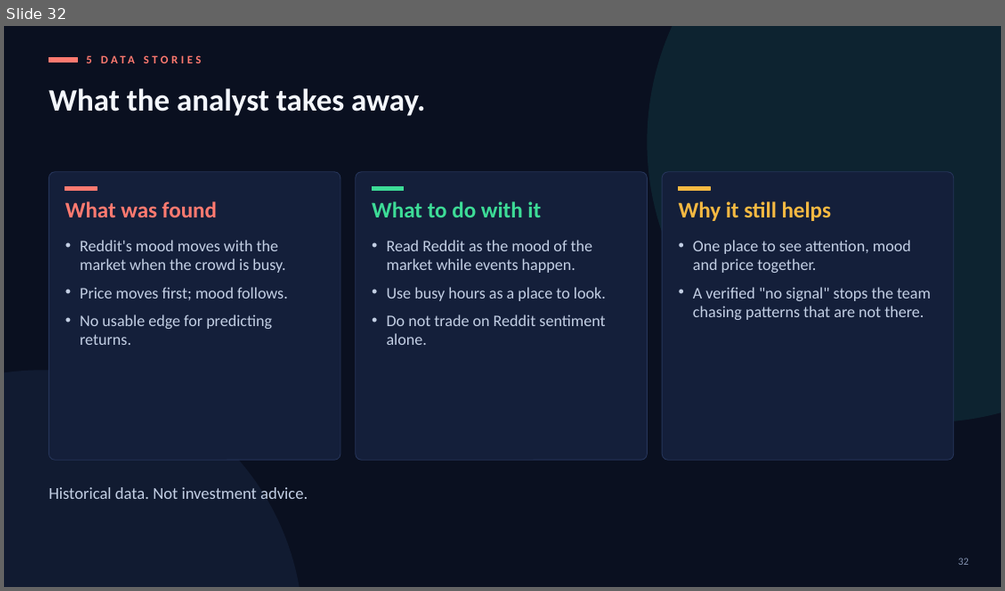
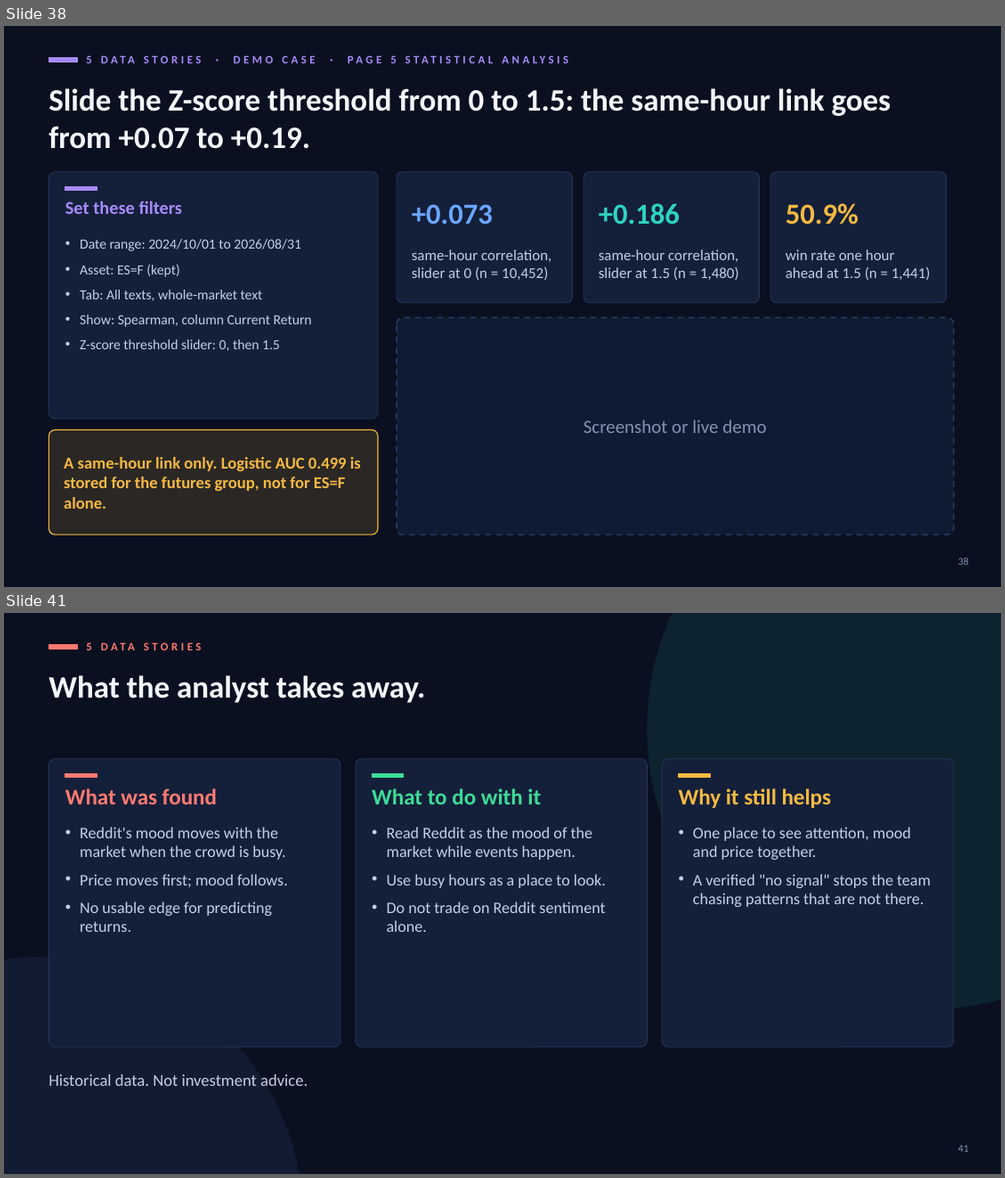
Before and after one commit to cat-arm/reddit-sentiment-market-warehouse-is, a slide deck: docs/presentation/defence_deck_en_v5.pptx. Shown one above the other, each under a label of ours: slide 32 before the commit, slides 38 and 41 after it; the slides between them are not shown. The pictures are 1005x591 and 1005x1178 pixels, drawn with LibreOffice and Linux fonts; fonts in the diff are those of the drawing. Boxes give left, top, right and bottom in pixels: in the first picture for what was removed or moved away, otherwise in the second. Text is boxed around its words. In the diff, an @@ line names an element or a change of style, - is before the commit and + after.

```diff
--- a/docs/presentation/defence_deck_en_v5.pptx
+++ b/docs/presentation/defence_deck_en_v5.pptx
@@ slide 38 added at (4, 26, 1001, 587), background #0A1020 @@
@@ rectangle added at (48, 57, 77, 62), fill #A78BFA, outline #A78BFA 1 pt @@
@@ text added at (86, 55, 396, 63), 11 pt, text #A78BFA, bold @@
+5 DATA STORIES · DEMO CASE · PAGE 5 STATISTICAL ANALYSIS
@@ text added at (48, 88, 891, 149), 30 pt, text #F4F7FC, bold @@
+Slide the Z-score threshold from 0 to 1.5: the same-hour link goes from +0.07 to +0.19.
@@ rounded rectangle added at (48, 172, 378, 418), fill #141F3A, outline #26355A 0.75 pt @@
@@ rounded rectangle added at (396, 172, 573, 303), fill #141F3A, outline #26355A 0.75 pt @@
@@ rounded rectangle added at (583, 172, 760, 303), fill #141F3A, outline #26355A 0.75 pt @@
@@ rounded rectangle added at (770, 172, 947, 303), fill #141F3A, outline #26355A 0.75 pt @@
@@ rectangle added at (65, 187, 97, 191), fill #A78BFA, outline #A78BFA 1 pt @@
@@ text added at (65, 200, 183, 214), 17.5 pt, text #A78BFA, bold @@
+Set these filters
@@ text added at (412, 204, 493, 224), 28 pt, text #6AA6FF, bold @@
++0.073
@@ text added at (599, 203, 680, 224), 28 pt, text #2DD4BF, bold @@
++0.186
@@ text added at (785, 203, 858, 224), 28 pt, text #F5B942, bold @@
+50.9%
@@ text added at (80, 239, 312, 351), 13.5 pt, text #C3CFE4 @@
+• Date range: 2024/10/01 to 2026/08/31
+• Asset: ES=F (kept)
+• Tab: All texts, whole-market text
+• Show: Spearman, column Current Return
+• Z-score threshold slider: 0, then 1.5
@@ text added at (412, 249, 551, 280), 14.5 pt, text #C3CFE4 @@
+same-hour correlation, slider at 0 (n = 10,452)
@@ text added at (599, 249, 739, 280), 14.5 pt, text #C3CFE4 @@
+same-hour correlation, slider at 1.5 (n = 1,480)
@@ text added at (785, 249, 930, 280), 14.5 pt, text #C3CFE4 @@
+win rate one hour ahead at 1.5 (n = 1,441)
@@ rounded rectangle added at (396, 318, 954, 534), fill #0F1A33, outline #26355A 1.5 pt dashed @@
@@ text added at (583, 419, 766, 433), 18 pt, text #8392B0 @@
+Screenshot or live demo
@@ rounded rectangle added at (48, 430, 378, 534), fill #F5B942 at 14% opacity, outline #F5B942 1 pt @@
@@ text added at (64, 457, 361, 508), 16 pt, text #F5B942, bold @@
+A same-hour link only. Logistic AUC 0.499 is stored for the futures group, not for ES=F alone.
@@ page number added at (958, 557, 969, 564), 10 pt, text #8392B0 @@
+38
@@ what was slide 32 is now slide 41 @@
@@ page number at (958, 1144, 969, 1151): text changed @@
-32
+41
```
Also in this commit, not shown: 1 slide changed, 8 other slides added, 9 other files.
